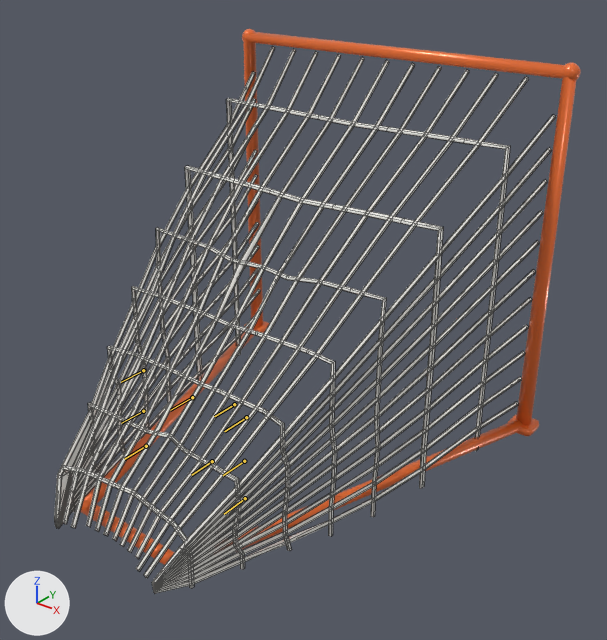
Before and after pictures for a commit that changed the Blender file 3D/Production/Goal/LaxAttack_Goal.blend.
Both versions are drawn from a camera (50 mm lens) standing at (2.66, -4.09, 2.75) and looking at (0.22, -1.04, 0.86). The axes (+X, +Y, +Z) are drawn at lower left. The lights are the same throughout. The older version comes first. Both versions are drawn at frame 3 of the action 'net_impact_heavy'; the numbers are the values there. The bones that change, and the others that lie on the model, are drawn over the model as lines. Mesh edges are drawn as thin lines on the coarser meshes.

In view in the first picture: 'lax_goal_frame', 'lax_goal_net'.
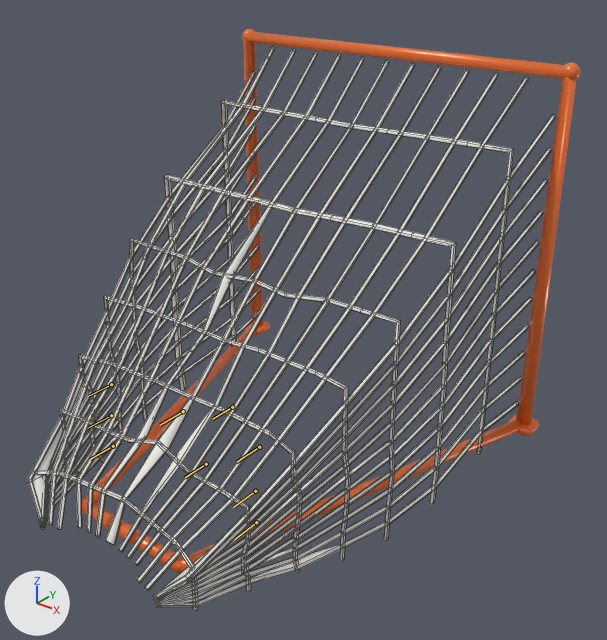
Location of each change, [x1, y1, x2, y2] in pixels of the pictures (607 x 640 px):
'lax_goal_net', posed
    before: [54, 47, 556, 593]
    after: [27, 47, 556, 611]
bone 'net_00', root to tip
    before: (146, 446) to (124, 459)
    after: (113, 446) to (90, 459)
bone 'net_01', root to tip
    before: (143, 411) to (121, 423)
    after: (111, 415) to (88, 427)
bone 'net_02', root to tip
    before: (143, 370) to (121, 382)
    after: (111, 384) to (88, 396)
bone 'net_10', root to tip
    before: (212, 461) to (191, 475)
    after: (206, 464) to (185, 477)
bone 'net_12', root to tip
    before: (192, 397) to (170, 410)
    after: (183, 411) to (160, 425)
bone 'net_20', root to tip
    before: (245, 498) to (224, 514)
    after: (256, 522) to (234, 539)
bone 'net_21', root to tip
    before: (244, 461) to (223, 475)
    after: (255, 491) to (233, 507)
bone 'net_22', root to tip
    before: (246, 417) to (224, 431)
    after: (259, 447) to (236, 462)

Patch to the scene script:
```diff
--- a/3D/Production/Goal/LaxAttack_Goal.blend.py
+++ b/3D/Production/Goal/LaxAttack_Goal.blend.py
@@ bone_net_00 @@
 bone_net_00 = bpy.data.objects['lax_goal_rig'].pose.bones['net_00']  # child of 'goal_root'
-bone_net_00.location = (0.0, 0.359, -0.027)
+bone_net_00.location = (0.136, 0.471, -0.024)
@@ bone_net_01 @@
 bone_net_01 = bpy.data.objects['lax_goal_rig'].pose.bones['net_01']  # child of 'goal_root'
-bone_net_01.location = (0.0, 0.353, -0.061)
+bone_net_01.location = (0.129, 0.463, -0.085)
@@ bone_net_02 @@
 bone_net_02 = bpy.data.objects['lax_goal_rig'].pose.bones['net_02']  # child of 'goal_root'
-bone_net_02.location = (0.0, 0.328, -0.09)
+bone_net_02.location = (0.141, 0.431, -0.176)
@@ bone_net_10 @@
 bone_net_10 = bpy.data.objects['lax_goal_rig'].pose.bones['net_10']  # child of 'goal_root'
-bone_net_10.location = (0.0, 0.222, -0.014)
+bone_net_10.location = (-0.024, 0.291, 0.019)
@@ bone_net_12 @@
 bone_net_12 = bpy.data.objects['lax_goal_rig'].pose.bones['net_12']  # child of 'goal_root'
-bone_net_12.location = (0.0, 0.33, -0.087)
+bone_net_12.location = (-0.037, 0.433, -0.105)
@@ bone_net_20 @@
 bone_net_20 = bpy.data.objects['lax_goal_rig'].pose.bones['net_20']  # child of 'goal_root'
-bone_net_20.location = (0.0, 0.359, -0.027)
+bone_net_20.location = (-0.172, 0.471, -0.014)
@@ bone_net_21 @@
 bone_net_21 = bpy.data.objects['lax_goal_rig'].pose.bones['net_21']  # child of 'goal_root'
-bone_net_21.location = (0.0, 0.353, -0.061)
+bone_net_21.location = (-0.165, 0.463, -0.094)
@@ bone_net_22 @@
 bone_net_22 = bpy.data.objects['lax_goal_rig'].pose.bones['net_22']  # child of 'goal_root'
-bone_net_22.location = (0.0, 0.328, -0.09)
+bone_net_22.location = (-0.168, 0.431, -0.128)
```
